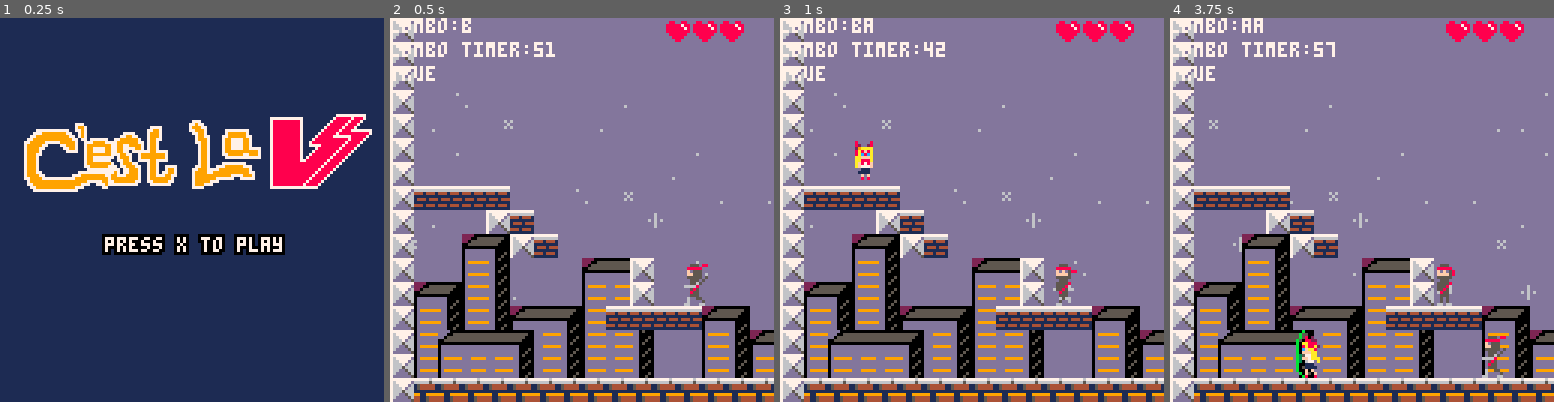
Above: before the commit, frames 1-4 (left to right).
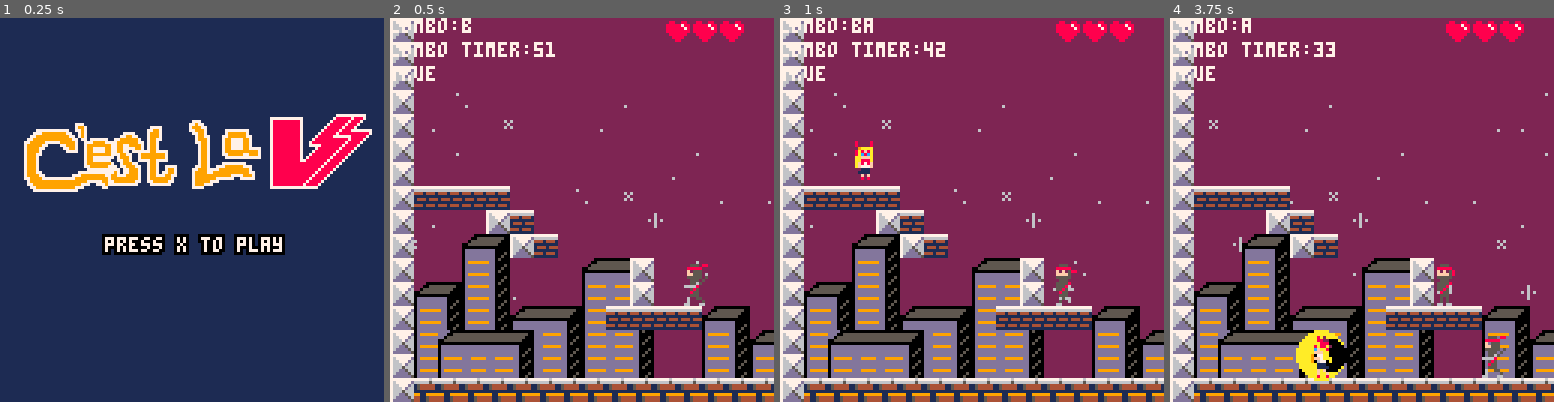
Above: after the commit, the same moments.

Repository: MarkNickerson/SailorV
Game: PICO-8 cartridge sailorv.p8
Same seed, same stepped clock (60 frames per second), same inputs: the game is played once before the commit and once after it.
Inputs:
- Up to frame 1 (0.25 s): no input
- Up to frame 2 (0.5 s): tap X (X key) at 0.33 s
- Up to frame 3 (1 s): tap O (Z key) at 0.7 s
- Up to frame 4 (3.75 s): tap X (X key) at 1.07, 1.85, 2.97 s; hold Right 1.6-2.1 s; tap O (Z key) every 0.4 s from 1.7 to 3.7 s; hold Up 2.15-2.42 s; hold Right 2.47-3.03 s; hold Left 3.08-3.58 s; hold Down from 3.63 s (still down)

Frame 1 is identical in both runs. In frame 2, 61% of the frame differs, in the area x 6-100%, y 0-94%; in frame 3, 61%; in frame 4, 63%, in the area x 6-100%, y 0-95%.

Commit message:
Added Dan-&-Mark-code-time code

Diff:
--- a/sailorv.p8
+++ b/sailorv.p8
@@ -148,10 +148,9 @@
   if btn(3) then
     block()
     --kick()
-  end
-
-  -- player control
-  if btn(4) or btn(5) then
+
+    -- player control
+  elseif btn(4) or btn(5) then
     if player.last == false then
       --do the thing here
       player.combotimer = 60
@@ -271,8 +269,10 @@
       if((f.y <= obj2.y) and (f.y >= obj2.y-16)) and ((f.x <= obj2.x+3) and (f.x >= obj2.x-3)) then
 
         del(obj1, f)
-        if obj2.hearts > 0 then
-          obj2.hearts -= 1
+        if btn(3) ~= true then
+          if obj2.hearts > 0 then
+            obj2.hearts -= 1
+          end
         end
       end
     elseif obj1.tag == 2 then
@@ -573,7 +573,7 @@
 end
 
 function draw_game()
-	rectfill(0, 0, 127, 127, 13)
+	rectfill(0, 0, 127, 127, 2)
 
   -- clouds behind mountains
   local x = t / 8
@@ -594,6 +594,15 @@
   map(0, 0, 0, 0, 128, 32)
   foreach(allninjas, draw_ninja)
   	foreach(shuriken, draw_obj)
+  if(btn(3)) then
+    if actor.flp == true then
+      circfill(player.x+4, player.y-8, 8, 10)
+      circfill(player.x+7, player.y-8, 5, 0)
+    else
+      circfill(player.x+2, player.y-8, 8, 10)
+      circfill(player.x-1, player.y-8, 5, 0)
+    end
+  end
  	spr(actor.sprt,player.x,player.y-16,1,2,actor.flp)
 
 
@@ -760,22 +769,22 @@
 right.right.right.right = {}
 right.right.right.right.attac="bbbb"
 __gfx__
-0000000000000000000000000000000000000000000000000000000000000b000000000000000000000000000000000000000000000000000000000000000000
-00000000000000000000000000000000000000000000000000000000000000b00000000000000000000000000000000000000000000000000000000000000000
-00000000000000000000000000000000002080000000000000208000002080b00000000000000000000000000000000080008000000000000000000000000000
-800000808820288080000080882028800228800080000080022880000228800b0800008008000080882028808820288082028000000000000000000000000000
-88202880029aaaa088202880029aaaa00888aa00882028800888aa000888aa0b0820028008200280029aaaa0029aaaa029aaaa00000000000000000000000000
-829aaaa008aa8f80829aaaa008aa8f802a88aa00829aaaa02a88a8002a88a80b029aaaa0029aaaa008aa8f8008aa8f808aa8f800000000000000000000000000
-88aa8f8008aac8c088aa8f8008aac8c008aafa0088aa8f8008aafc0008aafc0b08a8f8a008a8f8a008aac8c008aac8c08aac8c00000000000000000000000000
-08aac8c00aaffff008aac8c00aaffff00a7fffff08aac8c00aafff000aafff0b08ac8ca008af8fa00aaffff00aaafff0aaafff00000000000000000000000000
-0aaffff00aa788000aaffff00aa788000a7770000affffff0aa770300aa7703b0aafffa00aafffa00aa788000af78800af788f00000000000000000000000000
-0aa788a0aaf787000aa788a0aa778700aa7770000af78800aaa7ff30aaa7ff3b0aa888a00aa888a0aaf787000af787f00a787000000000000000000000000000
-0af787a000f777ff0af787a000ff7700a0776000aaf78700a0776030a077603b0af878f00af878f000f777ff0077770007777100000000000000000000000000
-00f777000001110000f777f0000111000011100000077700001110000011100b0af777f00af777f0000111000011111001111ff8000000000000000000000000
-000111000011111000011100001111100111100000011110011110000111100b000111000001110000111110011111f011111000000000000000000000000000
-00111100000f00f000111100000f0f0000ffff000011111000f0f00000f0f00b0011110000111100000f00f000f008000f000000000000000000000000000000
-000ff00000f00800000f0f00008000f08ff00f00000f00f00f00f0000f00f0b0000f0f00000f0f0000f0080000f0000000f00000000000000000000000000000
-0008800000800000000808000000008008000880008000800800800008008b000008080000080800008000000080000000800000000000000000000000000000
+0000000000000000000000000000000000000000000000000000000000000a000000000000000000000000000000000000000000000000000000000000000000
+00000000000000000000000000000000000000000000000000000000000000a00000000000000000000000000000000000000000000000000000000000000000
+00000000000000000000000000000000002080000000000000208000002080a00000000000000000000000000000000080008000000000000000000000000000
+800000808820288080000080882028800228800080000080022880000228800a0800008008000080882028808820288082028000000000000000000000000000
+88202880029aaaa088202880029aaaa00888aa00882028800888aa000888aa0a0820028008200280029aaaa0029aaaa029aaaa00000000000000000000000000
+829aaaa008aa8f80829aaaa008aa8f802a88aa00829aaaa02a88a8002a88a80a029aaaa0029aaaa008aa8f8008aa8f808aa8f800000000000000000000000000
+88aa8f8008aac8c088aa8f8008aac8c008aafa0088aa8f8008aafc0008aafc0a08a8f8a008a8f8a008aac8c008aac8c08aac8c00000000000000000000000000
+08aac8c00aaffff008aac8c00aaffff00a7fffff08aac8c00aafff000aafff0a08ac8ca008af8fa00aaffff00aaafff0aaafff00000000000000000000000000
+0aaffff00aa788000aaffff00aa788000a7770000affffff0aa770900aa7709a0aafffa00aafffa00aa788000af78800af788f00000000000000000000000000
+0aa788a0aaf787000aa788a0aa778700aa7770000af78800aaa7ff90aaa7ff9a0aa888a00aa888a0aaf787000af787f00a787000000000000000000000000000
+0af787a000f777ff0af787a000ff7700a0776000aaf78700a0776090a077609a0af878f00af878f000f777ff0077770007777100000000000000000000000000
+00f777000001110000f777f0000111000011100000077700001110000011100a0af777f00af777f0000111000011111001111ff8000000000000000000000000
+000111000011111000011100001111100111100000011110011110000111100a000111000001110000111110011111f011111000000000000000000000000000
+00111100000f00f000111100000f0f0000ffff000011111000f0f00000f0f00a0011110000111100000f00f000f008000f000000000000000000000000000000
+000ff00000f00800000f0f00008000f08ff00f00000f00f00f00f0000f00f0a0000f0f00000f0f0000f0080000f0000000f00000000000000000000000000000
+0008800000800000000808000000008008000880008000800800800008008a000008080000080800008000000080000000800000000000000000000000000000
 11111111777777777777767777777777088008800550055000000000000000000000000000000000000000000000000000000000000000000000000000000000
 1999999166666666666665667677777d888887885555575500000000000000000000000000000000000000000000000000000000000000000000000000000000
 154444414441444115444441766777d6888888785555557500000000000000000000000000000000000000000000000000000000000000000000000000000000
